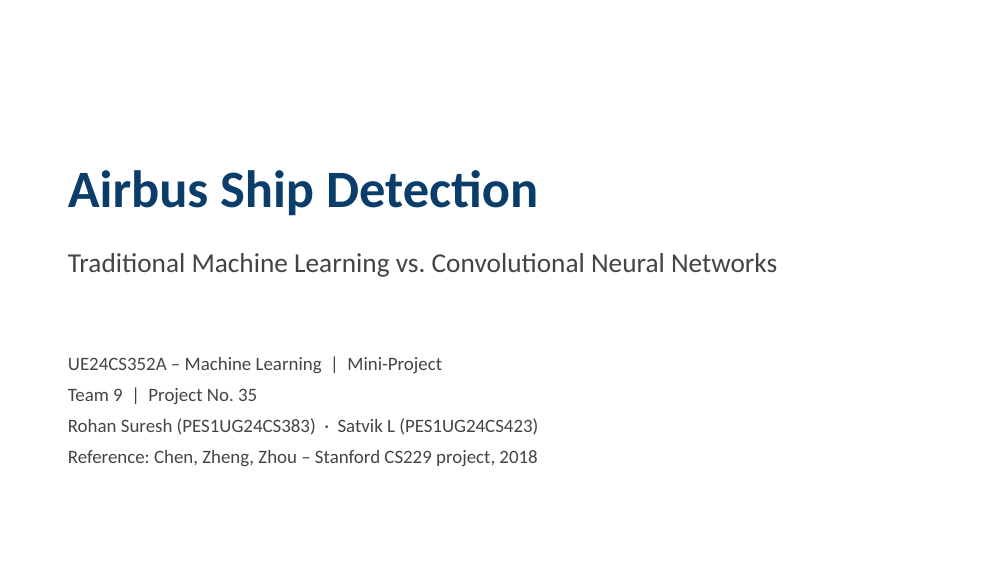
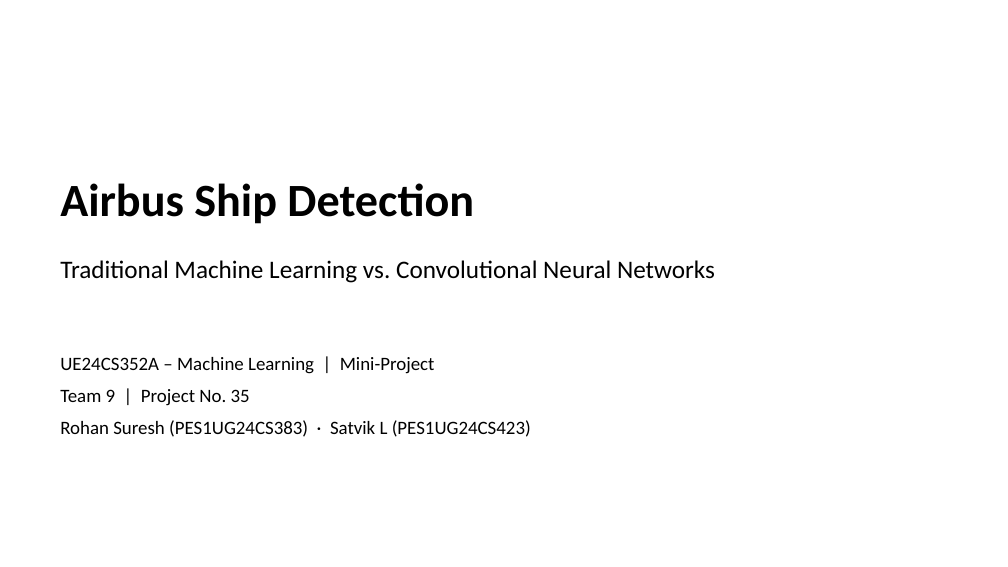
Before and after one commit to satvik1507-hehe/airbus-ship-detection, a slide deck: slide 1 of docs/Team9_Project35_Slides.pptx. Drawn at 1008x567 pixels with LibreOffice and Linux fonts; fonts in the diff are those of the drawing. Boxes give left, top, right and bottom in pixels: in the first picture for what was removed or moved away, otherwise in the second. Text is boxed around its words. In the diff, an @@ line names an element or a change of style, - is before the commit and + after.

Commit message:
Add live training demo, beginner's guide, plain slide deck and reference papers

```diff
--- a/docs/Team9_Project35_Slides.pptx
+++ b/docs/Team9_Project35_Slides.pptx
@@ text "Airbus Ship Detection" moved from (x1=68, y1=170, x2=538, y2=216) to (x1=60, y1=183, x2=474, y2=224) @@
@@ text "Airbus Ship Detection" at (x1=60, y1=183, x2=474, y2=224): size 50 to 44 pt, text colour #0B3D6B to #000000 @@
@@ text "Traditional Machine Learning vs. Convolutional ..." moved from (x1=68, y1=253, x2=777, y2=277) to (x1=60, y1=260, x2=715, y2=283) @@
@@ text "Traditional Machine Learning vs. Convolutional ..." at (x1=60, y1=260, x2=715, y2=283): size 26 to 24 pt, text colour #444444 to #000000 @@
@@ text "UE24CS352A – Machine Learning | ..." moved from (x1=68, y1=357, x2=538, y2=467) to (x1=60, y1=357, x2=531, y2=437) @@
@@ text "UE24CS352A – Machine Learning | ..." at (x1=60, y1=357, x2=531, y2=437): text colour #444444 to #000000 @@
@@ text at (x1=68, y1=450, x2=537, y2=467): paragraph removed @@
-Reference: Chen, Zheng, Zhou – Stanford CS229 project, 2018
```
Also in this commit, not shown: 4 other slides changed, 2 slides added, 10 slides removed, 12 other files.
